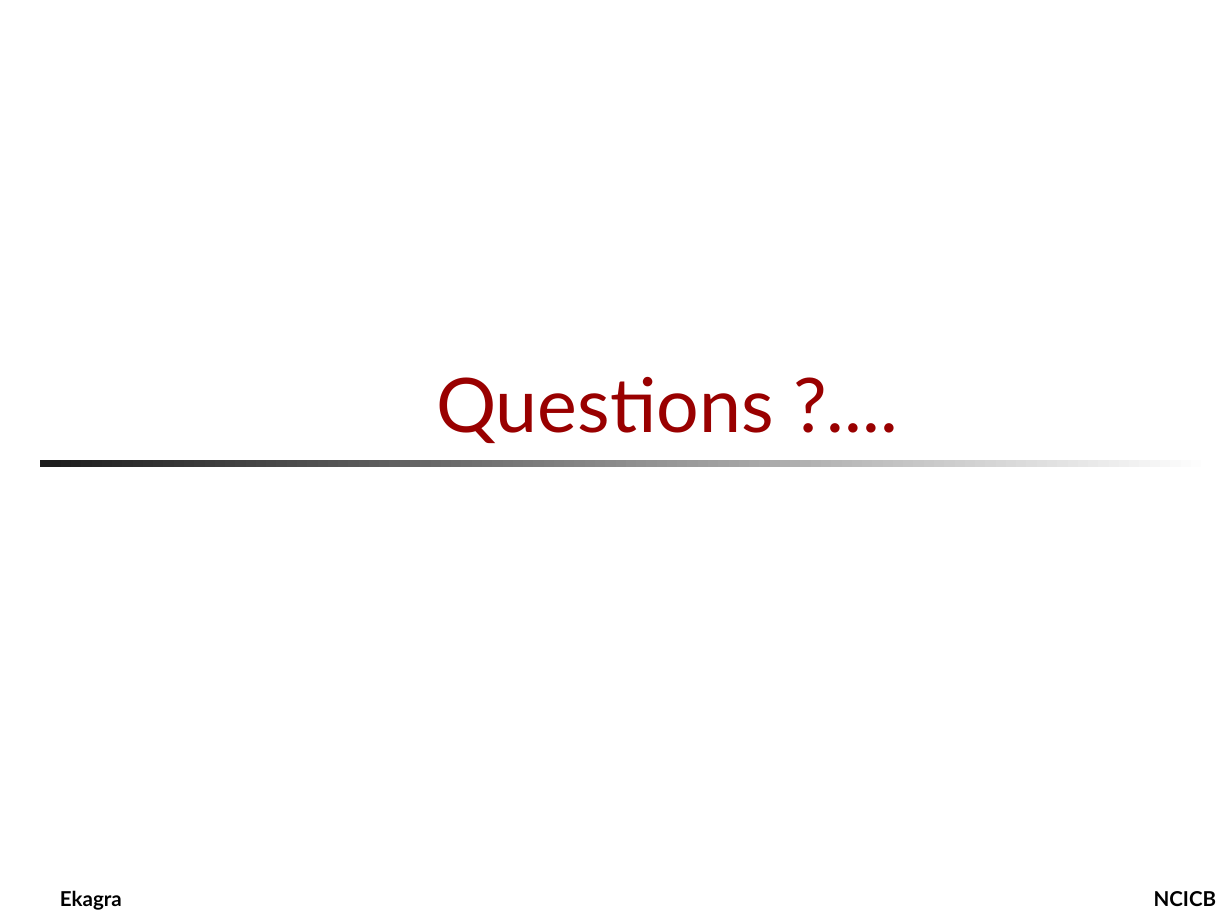
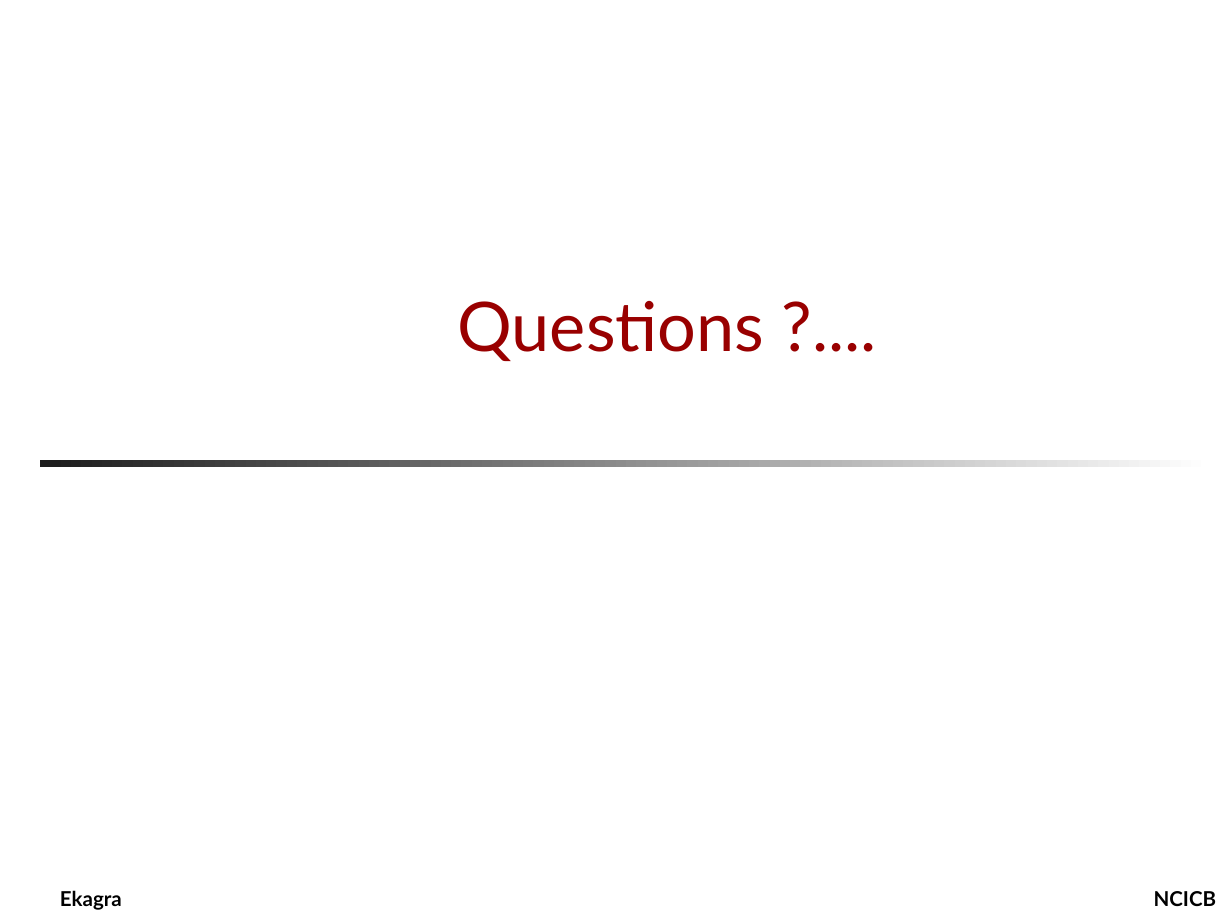
Before and after one commit to CBIIT/common-security-module-docs, a slide deck: slide 9 of Presentations/SWG_05122005.ppt (slide 27 before the commit). Drawn at 1232x924 pixels with LibreOffice and Linux fonts; fonts in the diff are those of the drawing; background and template pictures are left out. Boxes give left, top, right and bottom in pixels: in the first picture for what was removed or moved away, otherwise in the second. Text is boxed around its words. In the diff, an @@ line names an element or a change of style, - is before the commit and + after.

```diff
--- a/Presentations/SWG_05122005.ppt
+++ b/Presentations/SWG_05122005.ppt
@@ title "Questions ?...." at [458, 301, 765, 361]: size 44 to 40 pt @@
```
Also in this commit, not shown: 1 slide added.
